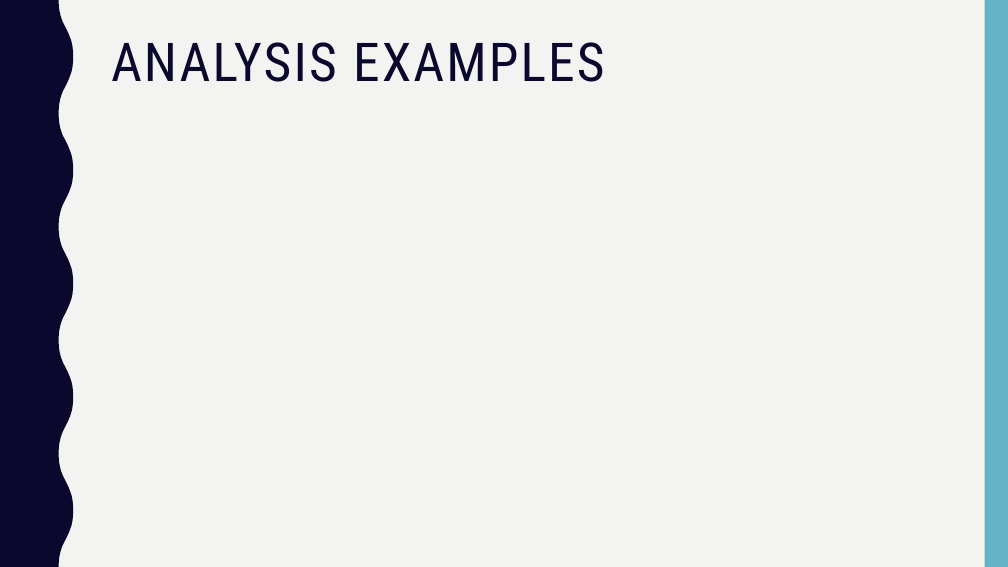
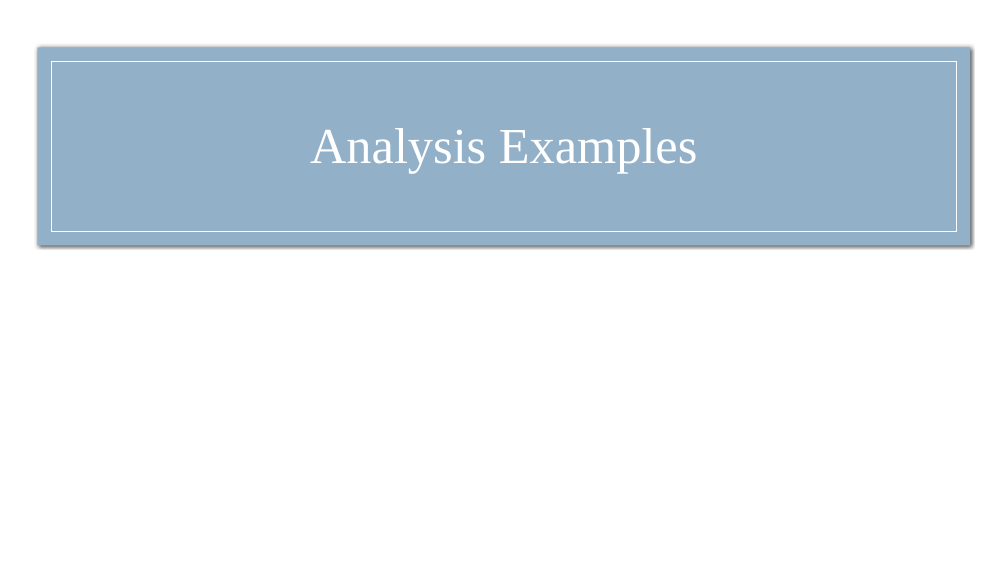
Before and after one commit to laurenemilyto/film_adapatation_success, a slide deck: slide 5 of Steg_pres.pptx. Drawn at 1008x567 pixels with LibreOffice and Linux fonts; fonts in the diff are those of the drawing. Boxes give left, top, right and bottom in pixels: in the first picture for what was removed or moved away, otherwise in the second. Text is boxed around its words. In the diff, an @@ line names an element or a change of style, - is before the commit and + after.

```diff
--- a/Steg_pres.pptx
+++ b/Steg_pres.pptx
@@ background #F3F3F2 to #FFFFFF @@
@@ freeform shape removed at [0,0,73,567] @@
@@ rectangle added at [0,0,1008,567], fill #FFFFFF @@
@@ rectangle removed at [985,0,1008,567] @@
@@ rectangle added at [38,48,971,246], fill #92B0C8 @@
@@ rectangle added at [51,61,957,232], outline #FFFFFF 0.5 pt @@
@@ title "Analysis Examples" at [310,128,697,173]: vertical alignment top to middle @@
@@ title at [310,128,697,173]: text changed; size 51 to 48 pt; font Roboto Condensed to Times New Roman; text colour #0B082E to #FFFFFF @@
-ANALYSIS EXAMPLES
+Analysis Examples
```
Also in this commit, not shown: 7 other slides changed, 4 slides added, 4 slides removed, 1 other file.
